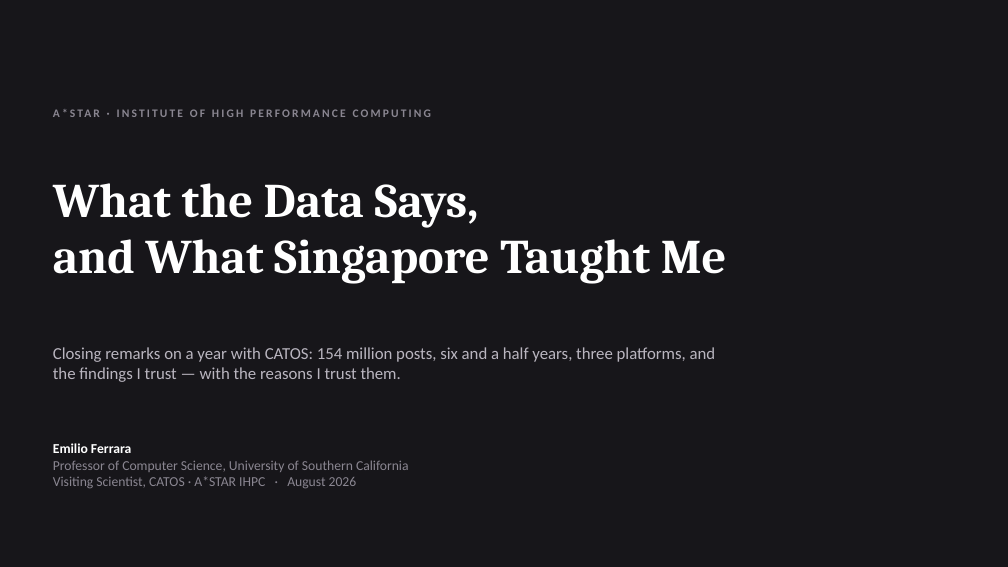
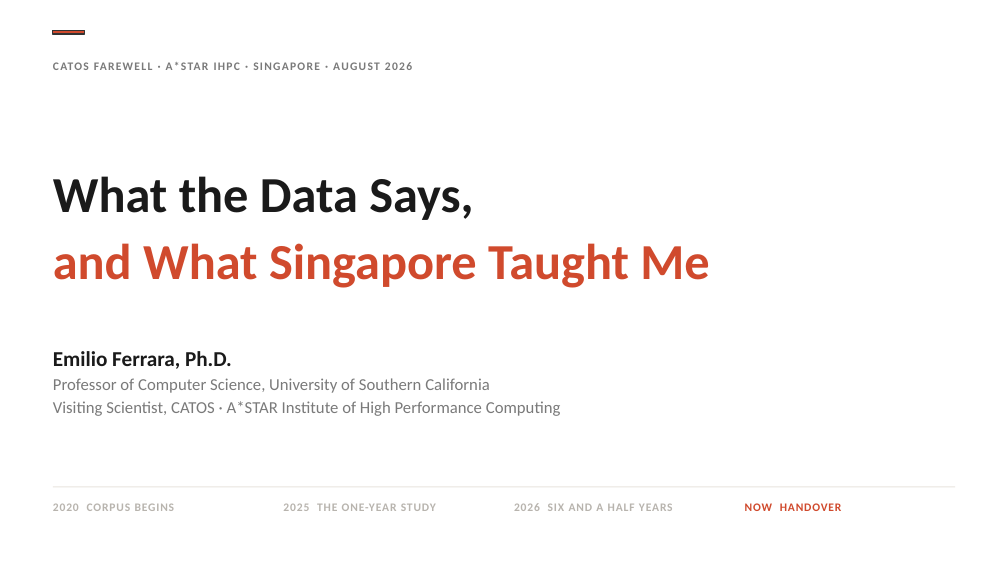
Before and after one commit to emilioferrara/bots2agents, a slide deck: slide 1 of catos-farewell/CATOS_Farewell_Ferrara_Aug2026.pptx. Drawn at 1008x567 pixels with LibreOffice and Linux fonts; fonts in the diff are those of the drawing. Boxes give left, top, right and bottom in pixels: in the first picture for what was removed or moved away, otherwise in the second. Text is boxed around its words. In the diff, an @@ line names an element or a change of style, - is before the commit and + after.

```diff
--- a/catos-farewell/CATOS_Farewell_Ferrara_Aug2026.pptx
+++ b/catos-farewell/CATOS_Farewell_Ferrara_Aug2026.pptx
@@ background #17161A to #FFFFFF @@
@@ rectangle added at (53,30,85,34), fill #D04A2D, outline #333333 1 pt @@
@@ text added at (166,62,173,70), 11 pt, text #7A7A7A, bold @@
+CATOS FAREWELL · A*STAR IHPC · SINGAPORE · AUGUST 2026
@@ text removed at (53,109,60,117) @@
-A*STAR · INSTITUTE OF HIGH PERFORMANCE COMPUTING
@@ text added at (53,176,473,220), 48 pt, text #1A1A1A, bold @@
+What the Data Says,
@@ text at (53,183,479,227): paragraph removed @@
-What the Data Says,
@@ text "and What Singapore Taught Me": place and size @@
-text "and What Singapore Taught Me" at (53,183,727,284)
+text "and What Singapore Taught Me" at (53,243,709,288)
@@ text "and What Singapore Taught Me" at (53,243,709,288): size 46 to 48 pt, font Cambria to Calibri, text colour #FFFFFF to #D04A2D; line spacing 54pt to 1 @@
@@ text removed at (53,347,716,382) @@
-Closing remarks on a year with CATOS: 154 million posts, six and a half years, three platforms, and the findings I trust — with the reasons I trust them.
@@ text added at (53,351,232,369), 20.2 pt, text #1A1A1A, bold @@
+Emilio Ferrara, Ph.D.
@@ text at (53,378,490,393): size 13 to 15.9 pt, text colour #8A8691 to #7A7A7A in "Professor of Computer Science, University of Southern ..."; more space between paragraphs @@
@@ text "Professor of Computer Science, University ...": place and size @@
-text "Professor of Computer Science, University ..." at (53,443,409,488)
+text "Professor of Computer Science, University ..." at (53,378,561,416)
@@ text "Professor of Computer Science, University ..." at (53,378,561,416): vertical alignment middle to top @@
@@ text at (53,401,561,416): text changed; size 13 to 15.9 pt; text colour #8A8691 to #7A7A7A @@
-Visiting Scientist, CATOS · A*STAR IHPC · August 2026
+Visiting Scientist, CATOS · A*STAR Institute of High Performance Computing
@@ text at (53,443,131,453): paragraph removed @@
-Emilio Ferrara
@@ text added at (53,503,175,511), 11 pt, text #B8B4AE, bold @@
+2020 CORPUS BEGINS
@@ line added from (53, 487) to (955, 487), #E8E4DE 1 pt @@
@@ text added at (283,503,436,511), 11 pt, text #B8B4AE, bold @@
+2025 THE ONE-YEAR STUDY
@@ text added at (514,503,673,511), 11 pt, text #B8B4AE, bold @@
+2026 SIX AND A HALF YEARS
@@ text added at (745,503,842,511), 11 pt, text #D04A2D, bold @@
+NOW HANDOVER
```
Also in this commit, not shown: 20 other slides changed, 16 slides added, 10 slides removed, 5 other files.
